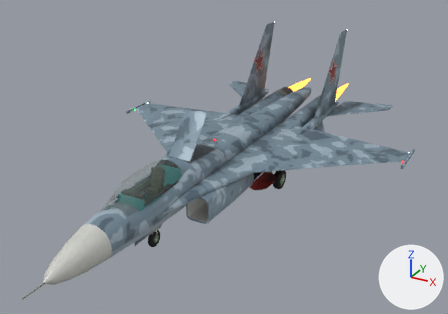
Renders of the glTF model assets/su27.glb from each side of a commit.
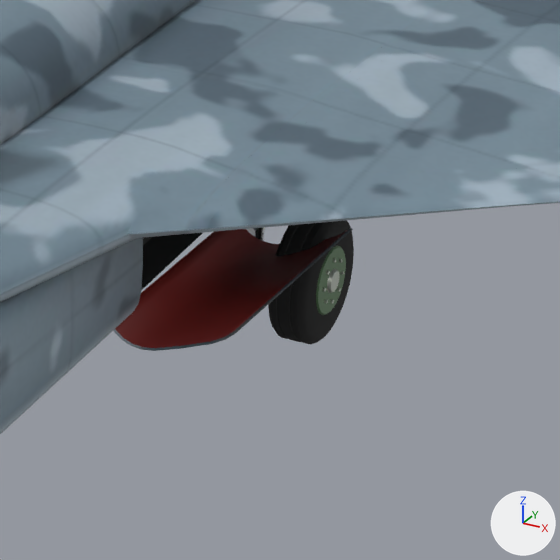
Each version is shown whole from a camera (50 mm lens) standing at (12.5, -22.3, 11.0) and looking at (0.0, 0.5, -0.4), then close up on the part from 52% to 71% of the width and 43% to 71% of the height. Arrows for +X, +Y and +Z are at lower right; the lights stay in place. The first two pictures are the older version. Both versions are drawn at frame 46 of the action 'gear_extend'; the numbers are the values there. Vertices at exactly the same position are counted once.

Script lines for the objects in view, before the commit:
```python
me_maingear_l_mesh = bpy.data.meshes.new('MainGear_L_Mesh')
me_maingear_l_mesh.from_pydata(...)  # 196 vertices, 364 faces; spans x -0.16..0.099, y -0.1..0.288, z -0.69..0.063
# faces by material slot: [308, 36, 20]
me_maingear_l_mesh.materials.append(mat_m_su27_gearmetal)  # grey #b0b6ac
me_maingear_l_mesh.materials.append(mat_m_su27_chrome)  # white #e1e4e8
me_maingear_l_mesh.materials.append(mat_m_su27_hose)  # black #141414
me_maingearbay_l_mesh = bpy.data.meshes.new('MainGearBay_L_Mesh')
me_maingearbay_l_mesh.from_pydata(...)  # 40 vertices, 58 faces; spans x 1.3..1.88, y -0.25..1.65, z -1.15..-0.2
me_maingearbay_l_mesh.materials.append(mat_m_su27_baydark)  # black #272929
me_maingeardoor_l_mesh = bpy.data.meshes.new('MainGearDoor_L_Mesh')
me_maingeardoor_l_mesh.from_pydata(...)  # 40 vertices, 76 faces; spans x 0.0..1.9, y 0.0..0.96, z -0.02..0.28
# faces by material slot: [58, 18]
me_maingeardoor_l_mesh.materials.append(mat_m_su27_body_001)
me_maingeardoor_l_mesh.materials.append(mat_m_su27_doorinner)  # red #99302c
ob_maingear_l = bpy.data.objects.new('MainGear_L', me_maingear_l_mesh)
ob_maingear_l.parent = ob_su27
ob_maingear_l.location = (1.76, 1.8, -0.3)
ob_maingear_l.rotation_euler = (-0.0147, 0.0119, 0.00486)  # degrees (-0.8, 0.7, 0.3)
ob_maingearbay_l = bpy.data.objects.new('MainGearBay_L', me_maingearbay_l_mesh)
ob_maingearbay_l.parent = ob_su27
ob_maingearbay_l.location = (0.0, 0.0, 0.0)
ob_maingeardoor_l = bpy.data.objects.new('MainGearDoor_L', me_maingeardoor_l_mesh)
ob_maingeardoor_l.parent = ob_su27
ob_maingeardoor_l.location = (1.597, -0.25, -1.154)
ob_maingeardoor_l.rotation_euler = (2.793, 0.0, 1.571)  # degrees (160, 0, 90)
# also in view: 'Airframe' at (0.0, 1.1, 1.3); 'MainGear_Tire_L' at (2.2, 1.8, -1.5); 'Slat_L' at (4.7, 1.5, -0.1)
```
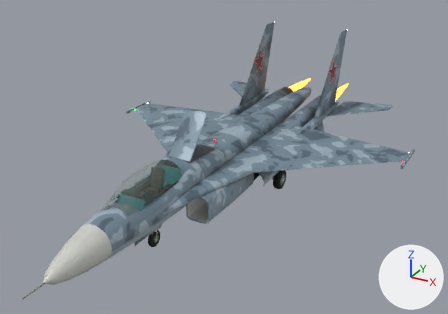
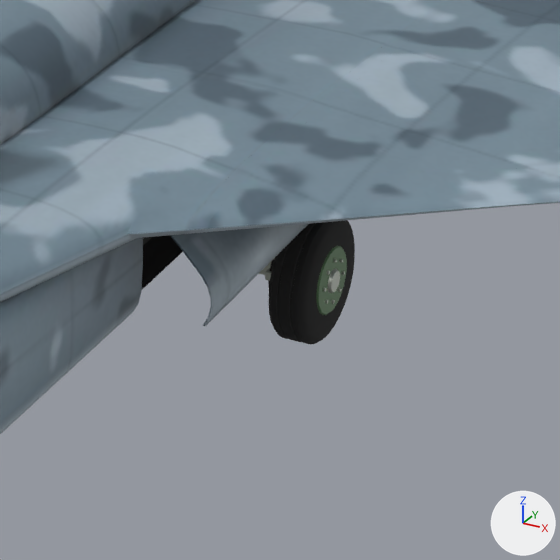
Pixel boxes [x1, y1, x2, y2] of what changed, in the close-ups (560 x 560 px):
'MainGearDoor_L', moved, turned
    before: [114, 228, 353, 351]
    after: [170, 224, 308, 326]
'MainGear_Tire_L', turned
    before: [268, 220, 354, 344]
    after: [268, 220, 355, 344]
'MainGear_Oleo_L', turned (mostly hidden)
    before: [246, 227, 265, 241]
    after: [259, 258, 275, 281]

The change, as a list of edits to the scene's bpy script:
```text
Change me_maingeardoor_l_mesh:
    used by ob_maingeardoor_l; parent = ob_su27; location = (1.597, -0.25, -1.154); rotation_euler = (2.793, 0.0, 1.571), in degrees (160, 0, 90)
    remove me_maingeardoor_l_mesh.from_pydata(...)  # 40 vertices, 76 faces; spans x 0.0..1.9, y 0.0..0.96, z -0.02..0.28
    add me_maingeardoor_l_mesh.from_pydata(...)  # 40 vertices, 76 faces; spans x 0.0..1.9, y -0.95..0.01, z -0.22..0.08
    me_maingeardoor_l_mesh part 1: the whole mesh is moved by (0.0, -0.95, -0.2)
Change ob_maingear_l:
    ob_maingear_l.rotation_euler: (-0.0147, 0.0119, 0.00486) -> (-0.0144, 0.00597, -0.00349)  # degrees (-0.8, 0.7, 0.3) -> degrees (-0.8, 0.3, -0.2)
Change ob_maingeardoor_l:
    ob_maingeardoor_l.location: (1.597, -0.25, -1.154) -> (1.795, -0.25, -0.207)
    ob_maingeardoor_l.rotation_euler: (2.793, 0.0, 1.571) -> (0.785, 0.0, 1.571)  # degrees (160, 0, 90) -> degrees (45, 0, 90)
```
